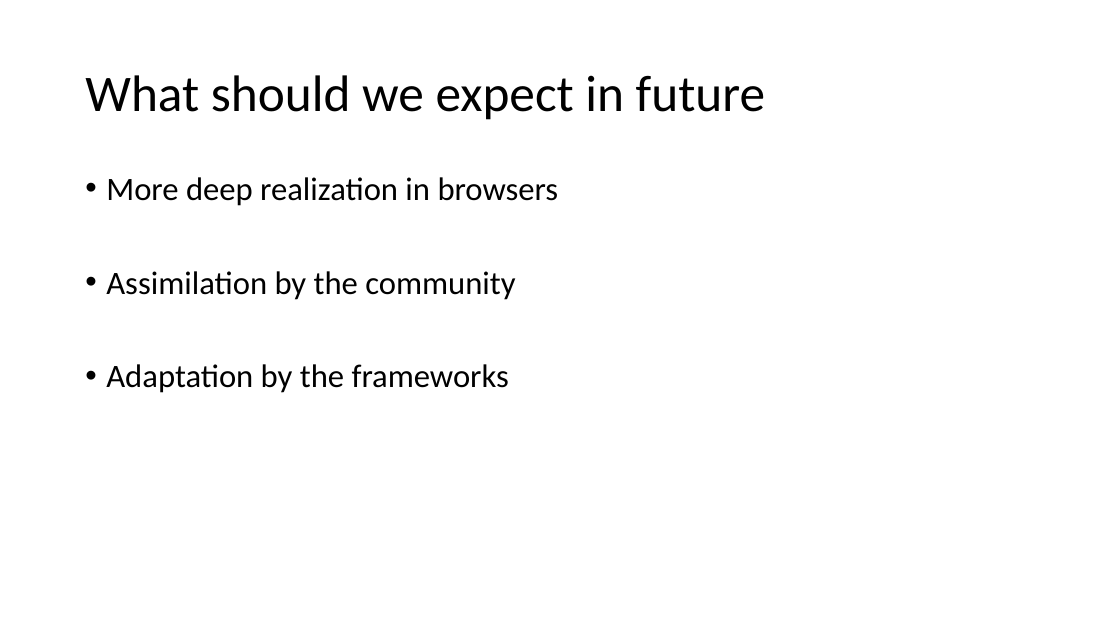
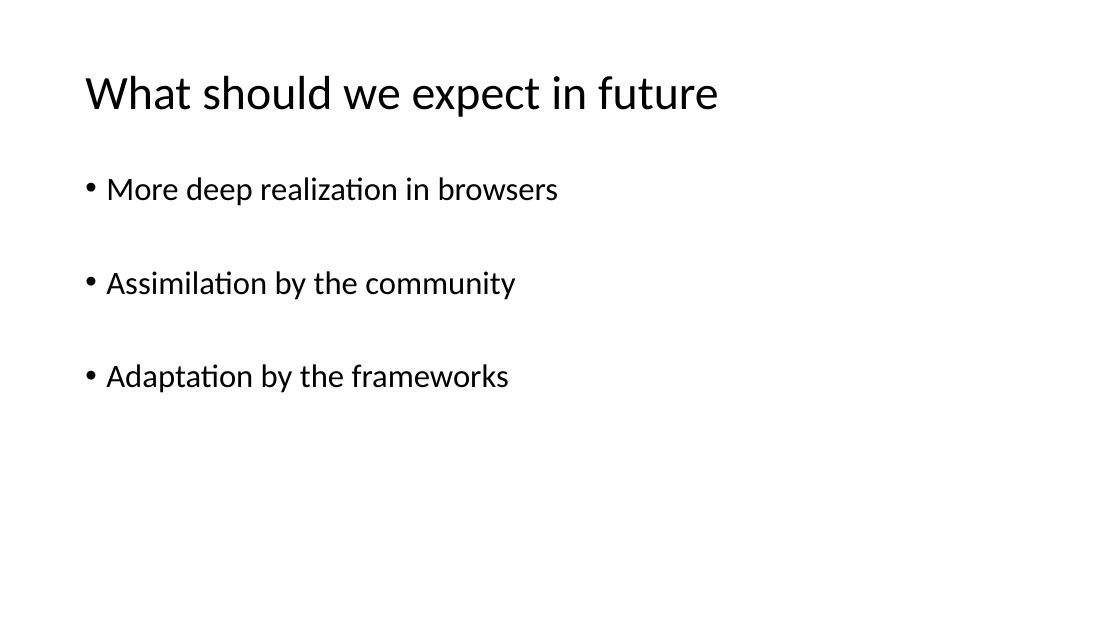
Before and after one commit to vba/presentations, a slide deck: slide 8 of 2015.js/JavaScript trends 2015.pptx. Drawn at 1120x630 pixels with LibreOffice and Linux fonts; fonts in the diff are those of the drawing. Boxes give left, top, right and bottom in pixels: in the first picture for what was removed or moved away, otherwise in the second. Text is boxed around its words. In the diff, an @@ line names an element or a change of style, - is before the commit and + after.

```diff
--- a/2015.js/JavaScript trends 2015.pptx
+++ b/2015.js/JavaScript trends 2015.pptx
@@ title "What should we expect in ..." at bbox=[85, 75, 719, 117]: size 44 to 41 pt @@
```
Also in this commit, not shown: 3 other slides changed, 5 slides added.
